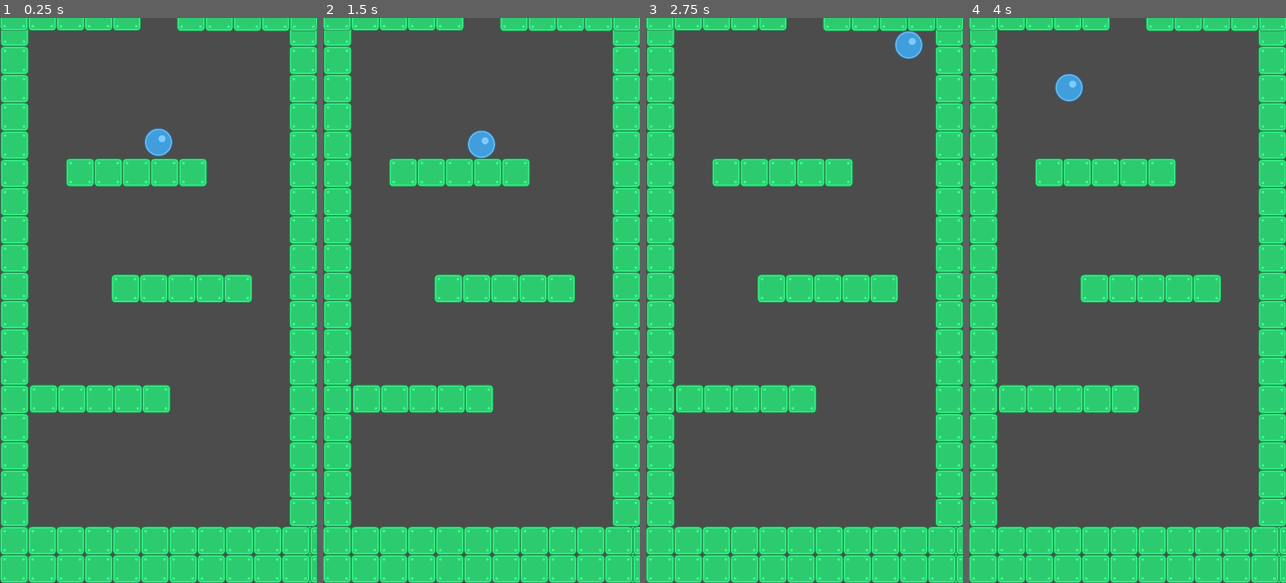
Above: before the commit, frames 1-4 (left to right).
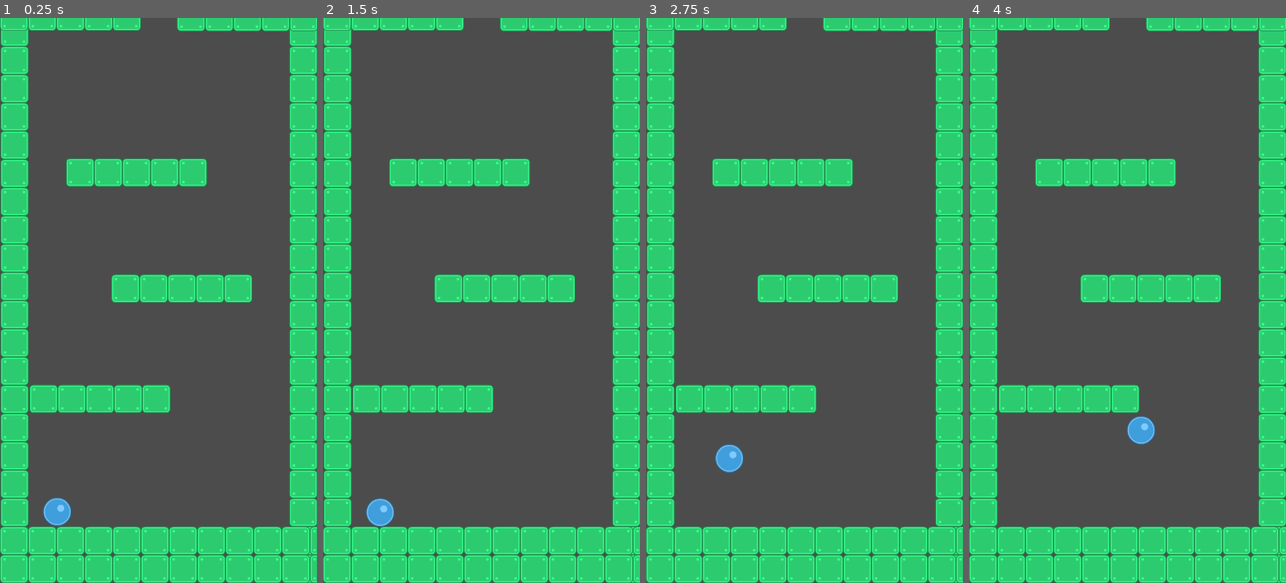
Above: after the commit, the same moments.

Repository: apple2004tay/BouncingBall
Game: Godot game, scene res://Scenes/Game.tscn
The game is run twice, just before and just after one commit, with the same random seed, the same clock (stepped at 60 frames per second) and the same inputs. The project has no main scene, so this scene is started directly.
Inputs (mouse positions are in pixels of both pictures, inside the frame that each line leads up to):
- Up to frame 1 (0.25 s): no input
- Up to frame 2 (1.5 s): move the mouse to (551, 272) at 0.52 s; click (551, 272) at 0.67 s; move the mouse to (418, 328) at 1.27 s; click (418, 328) at 1.42 s
- Up to frame 3 (2.75 s): tap Enter at 2 s; move the mouse to (836, 176) at 2.02 s; click (836, 176) at 2.17 s
- Up to frame 4 (4 s): move the mouse to (1111, 413) at 2.77 s; click (1111, 413) at 2.92 s; move the mouse to (1222, 385) at 3.52 s; click (1222, 385) at 3.67 s

The runs differ from the first frame. In frame 1, 0.7% of the frame differs, in the area x 13-55%, y 19-90%; in frame 2, 0.7%; in frame 3, 0.7%; in frame 4, 0.7%, in the area x 27-59%, y 9-76%.

Commit message:
調整player的初始位置

Diff:
--- a/Scenes/Game.tscn
+++ b/Scenes/Game.tscn
@@ -23,7 +23,7 @@
 [node name="Tween" type="Tween" parent="."]
 
 [node name="Player" type="RigidBody2D" parent="."]
-position = Vector2( 360, 273 )
+position = Vector2( 130, 1110 )
 z_index = 1
 physics_material_override = SubResource( 4 )
 gravity_scale = 3.0
